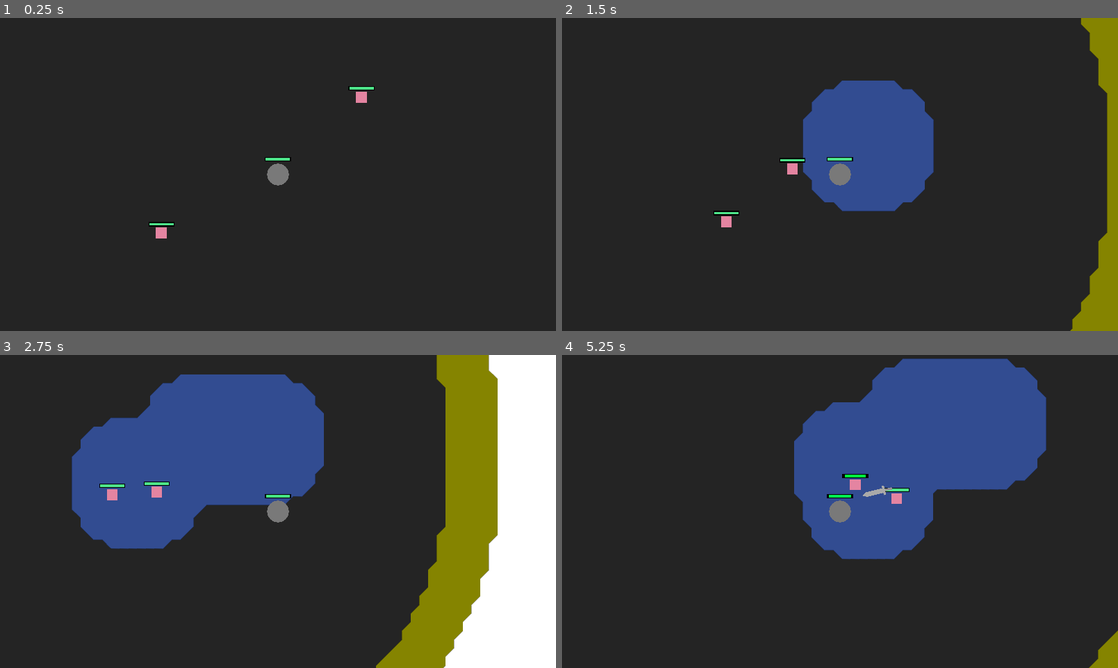
Above: before the commit, frames 1-4 (two rows, left to right).
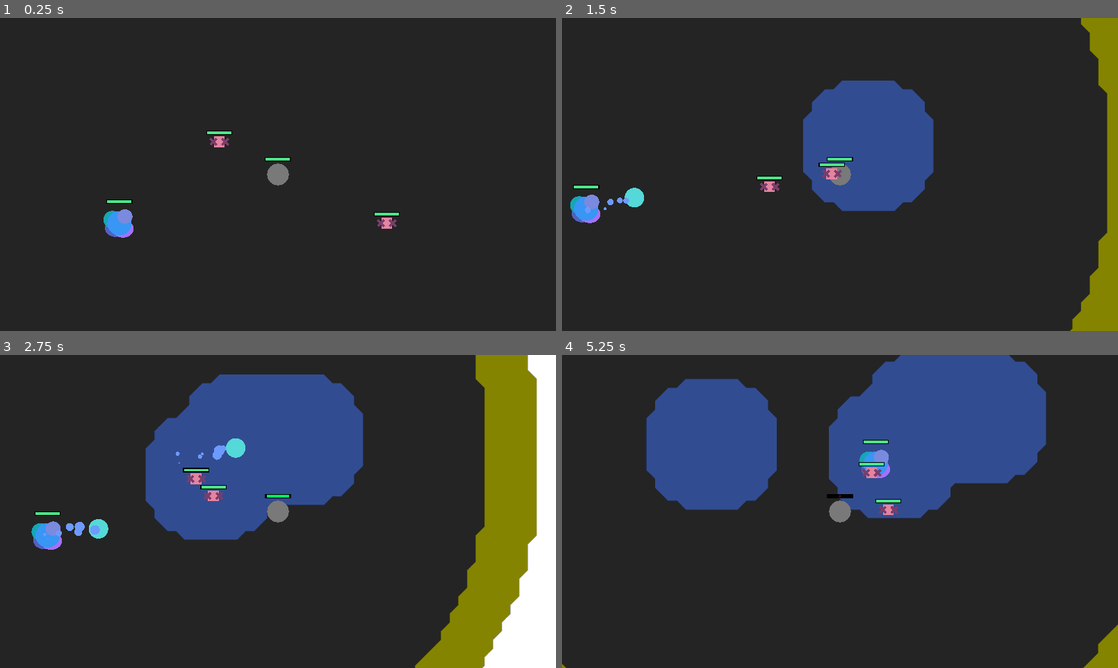
Above: after the commit, the same moments.

Repository: alhimik12/eclipse_showdown
Game: Godot game, scene res://levels/world.tscn
The game is run twice, just before and just after one commit, with the same random seed, the same clock (stepped at 60 frames per second) and the same inputs.
Inputs (mouse positions are in pixels of both pictures, inside the frame that each line leads up to):
- Up to frame 1 (0.25 s): no input
- Up to frame 2 (1.5 s): move the mouse to (962, 158) at 0.52 s; press the mouse at (962, 158) at 0.53 s; hold D (move_right) 0.53-1.28 s; right-click (962, 158) at 0.8 s; move the mouse to (728, 190) at 1.27 s; release the mouse at (728, 190) at 1.28 s; hold S (move_down) from 1.28 s (still down); right-click (728, 190) at 1.35 s
- Up to frame 3 (2.75 s): click (166, 527) at 1.55 s; move the mouse to (333, 442) at 2.02 s; release S (move_down) at 2.03 s; press the mouse at (333, 442) at 2.03 s; hold D (move_right) from 2.03 s (still down); right-click (333, 442) at 2.3 s
- Up to frame 4 (5.25 s): move the mouse to (812, 574) at 2.77 s; release D (move_right) at 2.78 s; release the mouse at (812, 574) at 2.78 s; hold Q (loadup1) 2.78-3.53 s; right-click (812, 574) at 2.85 s; click (812, 574) at 3.05 s; move the mouse to (1006, 558) at 3.52 s; hold Right mouse button (attack2) 3.53-4.28 s; hold A (more_left) 3.53-5.03 s; tap Mouse wheel down (select_down) at 3.6 s; move the mouse to (673, 464) at 4.27 s; tap Mouse wheel up (select_up) at 4.35 s; click (673, 464) at 4.55 s; move the mouse to (867, 511) at 5.02 s; press the mouse at (867, 511) at 5.03 s; hold S (move_down) from 5.03 s (still down)

The runs differ from the first frame. In frame 1, 1.1% of the frame differs, in the area x 18-72%, y 21-71%; in frame 2, 1.3%; in frame 3, 26%, in the area x 5-97%, y 0-100%; in frame 4, 15%.

Commit message:
added slime enemy

Diff:
--- a/characters/character_class.gd
+++ b/characters/character_class.gd
@@ -1,6 +1,6 @@
 class_name character_class extends Node2D
 
-@onready var tilemap: Node2D = get_tree().get_first_node_in_group("tilemap")
+@onready var tilemap: tile_map_class = get_tree().get_first_node_in_group("tilemap")
 @onready var effect_manager = get_node("effect_manager")
 
 var is_burning = false
@@ -12,6 +12,13 @@
 var can_attack = true
 var previous_position = Vector2.ZERO
 var break_radius = 3
+
+var water_speed = 0.4
+var water_heal = 10
+var fire_speed = 1.8
+var light_reload = 0.3
+var ligh_dmg = 0.55
+var scorch_dmg = 45
 
 func die():
 	queue_free()
@@ -50,22 +57,22 @@
 		cell_type = 5
 	match cell_type:
 		0:
-			speed_change = 0.4
-			get_damage(-10 * delta)
+			speed_change = water_speed
+			get_damage(-water_heal * delta)
 			effect_manager.clear_effects()
 		1:
-			speed_change = 1.8
+			speed_change = fire_speed
 			effect_manager.apply_effect("burn")
 		2:
 			wall_hit()
 			effect_manager.apply_effect("stun")
 		3:
-			move_damage(0.35, delta)
-			reload_change = 0.3
+			move_damage(ligh_dmg, delta)
+			reload_change = light_reload
 		4:
 			can_attack = false
 		5:
-			get_damage(50 * delta)
+			get_damage(scorch_dmg * delta)
 
 
 	previous_position = global_position
--- a/characters/enemies/abilities/knife_throw.gd
+++ b/characters/enemies/abilities/knife_throw.gd
@@ -17,14 +17,10 @@
 		knife.modulate = Color.DARK_GRAY
 	knife.distance = enemy.get_speed(distance)
 	knife.duration = duration
+	knife.delay = delay
 	get_parent().get_parent().add_child(knife)
-	$Timer.start(delay)
 
 func use() -> bool:
 	if dist_to_player() <= distance * 1.5:
 		return super()
 	return false
-
-func timer_timeout():
-	if knife != null:
-		knife.init()
--- /dev/null
+++ b/characters/enemies/abilities/slimegun.gd
@@ -0,0 +1,8 @@
+extends ability_class
+
+var slimeball_sc = preload("res://characters/enemies/projectiles/slime_ball.tscn")
+
+func activate():
+	var slimeball = slimeball_sc.instantiate()
+	slimeball.character = enemy
+	get_tree().current_scene.add_child(slimeball)
--- /dev/null
+++ b/characters/enemies/abilities/slimegun.tscn
@@ -0,0 +1,7 @@
+[gd_scene load_steps=2 format=3 uid="uid://diomq7ktk2cds"]
+
+[ext_resource type="Script" path="res://characters/enemies/abilities/slimegun.gd" id="1_gr72o"]
+
+[node name="slimegun" type="Node2D"]
+script = ExtResource("1_gr72o")
+cooldown = 1.2
--- a/characters/enemies/bug.tscn
+++ b/characters/enemies/bug.tscn
@@ -1,8 +1,9 @@
-[gd_scene load_steps=10 format=3 uid="uid://q7ce6itx4h0u"]
+[gd_scene load_steps=11 format=3 uid="uid://q7ce6itx4h0u"]
 
 [ext_resource type="Texture2D" uid="uid://cuilto7u8xk2a" path="res://textures/basic_shapes/square.png" id="1_eo1ai"]
 [ext_resource type="Script" path="res://characters/enemies/bug.gd" id="1_ugsu7"]
 [ext_resource type="PackedScene" uid="uid://cpqc7s0m87vw5" path="res://characters/components/effect_manager.tscn" id="3_a6v46"]
+[ext_resource type="Texture2D" uid="uid://cseajnytuwplf" path="res://textures/basic_shapes/cross.png" id="3_nhlvf"]
 [ext_resource type="PackedScene" uid="uid://sffcljjwysfa" path="res://characters/components/hp_manager.tscn" id="4_oxd28"]
 [ext_resource type="PackedScene" uid="uid://dix67g2ptb14f" path="res://characters/components/progress_bar.tscn" id="5_63lwt"]
 [ext_resource type="Gradient" uid="uid://d2ok54wdl54vd" path="res://misc/hp_gradient.tres" id="6_0h70e"]
@@ -19,6 +20,20 @@
 modulate = Color(0.892919, 0.519314, 0.630538, 1)
 scale = Vector2(0.05, 0.05)
 texture = ExtResource("1_eo1ai")
+
+[node name="Sprite2D2" type="Sprite2D" parent="."]
+modulate = Color(0.483026, 0.238533, 0.419269, 1)
+z_index = 1
+position = Vector2(-13, -9.53674e-07)
+scale = Vector2(0.05, 0.05)
+texture = ExtResource("3_nhlvf")
+
+[node name="Sprite2D3" type="Sprite2D" parent="."]
+modulate = Color(0.483026, 0.238533, 0.419269, 1)
+z_index = 1
+position = Vector2(14, 2.11758e-22)
+scale = Vector2(0.05, 0.05)
+texture = ExtResource("3_nhlvf")
 
 [node name="Area2D" type="Area2D" parent="."]
 collision_layer = 2
--- a/characters/enemies/enemy_class.gd
+++ b/characters/enemies/enemy_class.gd
@@ -1,3 +1,6 @@
 class_name enemy_class extends character_class
 
 @onready var player: character_class = get_tree().get_first_node_in_group("player")
+
+func _ready():
+	super()
--- /dev/null
+++ b/characters/enemies/enemy_template.tscn
@@ -0,0 +1,31 @@
+[gd_scene load_steps=6 format=3 uid="uid://obhs6tqkno1"]
+
+[ext_resource type="PackedScene" uid="uid://cpqc7s0m87vw5" path="res://characters/components/effect_manager.tscn" id="1_c6h48"]
+[ext_resource type="PackedScene" uid="uid://sffcljjwysfa" path="res://characters/components/hp_manager.tscn" id="2_xspcv"]
+[ext_resource type="PackedScene" uid="uid://dix67g2ptb14f" path="res://characters/components/progress_bar.tscn" id="3_l23o4"]
+[ext_resource type="Gradient" uid="uid://d2ok54wdl54vd" path="res://misc/hp_gradient.tres" id="4_3nuew"]
+
+[sub_resource type="CircleShape2D" id="CircleShape2D_nlj30"]
+radius = 15.0333
+
+[node name="enemy_template" type="Node2D"]
+
+[node name="Area2D" type="Area2D" parent="."]
+collision_layer = 2
+collision_mask = 0
+
+[node name="CollisionShape2D" type="CollisionShape2D" parent="Area2D"]
+visible = false
+shape = SubResource("CircleShape2D_nlj30")
+
+[node name="effect_manager" parent="." instance=ExtResource("1_c6h48")]
+
+[node name="hp_manager" parent="." instance=ExtResource("2_xspcv")]
+hp_max = 30.0
+
+[node name="Progress_bar" parent="." instance=ExtResource("3_l23o4")]
+position = Vector2(0, -30)
+scale = Vector2(0.4, 0.4)
+length = 6.0
+color_progress = ExtResource("4_3nuew")
+centered = true
--- a/characters/enemies/projectiles/enemy_projectile_class.gd
+++ b/characters/enemies/projectiles/enemy_projectile_class.gd
@@ -1,12 +1,12 @@
 class_name enemy_projectile_class extends projectile_class
 
+@onready var player = get_tree().get_first_node_in_group("player")
 @export var elemental_color: bool = false
 
 func init():
 	pass
 
 func _ready():
-	print(modulate)
 	area2d.monitoring = true
 	area2d.area_entered.connect(area_entered)
 	if elemental_color:
--- a/characters/enemies/projectiles/knife.gd
+++ b/characters/enemies/projectiles/knife.gd
@@ -3,11 +3,14 @@
 var start_distance = 40
 var distance = 130
 var duration = 0.3
+var delay = 0.2
 
 func ready():
 	global_position = character.global_position
 	rotation = character.get_angle_to(character.player.global_position)
 	global_position += Vector2.RIGHT.rotated(rotation) * start_distance
+	$Timer.start(delay)
+
 
 func init():
 	var direction = Vector2.RIGHT.rotated(rotation)
--- a/characters/enemies/projectiles/knife.tscn
+++ b/characters/enemies/projectiles/knife.tscn
@@ -8,6 +8,7 @@
 
 [node name="knife" type="Node2D"]
 script = ExtResource("1_kq51f")
+dmg = 20.0
 
 [node name="Sprite2D" type="Sprite2D" parent="."]
 scale = Vector2(0.17, 0.17)
@@ -20,3 +21,9 @@
 [node name="CollisionShape2D" type="CollisionShape2D" parent="Area2D"]
 position = Vector2(13.5, 0)
 shape = SubResource("RectangleShape2D_c616g")
+
+[node name="Timer" type="Timer" parent="."]
+wait_time = 0.2
+one_shot = true
+
+[connection signal="timeout" from="Timer" to="." method="init"]
--- /dev/null
+++ b/characters/enemies/projectiles/slime_ball.gd
@@ -0,0 +1,13 @@
+extends enemy_projectile_class
+
+var direction
+var speed = 7
+
+func ready():
+	global_position = character.global_position
+	look_at(player.global_position)
+	direction = Vector2.RIGHT.rotated(rotation)
+
+
+func _process(delta):
+	global_position += direction * speed
--- /dev/null
+++ b/characters/enemies/projectiles/slime_ball.tscn
@@ -0,0 +1,38 @@
+[gd_scene load_steps=5 format=3 uid="uid://cgoac66ct4t1f"]
+
+[ext_resource type="Script" path="res://characters/enemies/projectiles/slime_ball.gd" id="1_2kmmd"]
+[ext_resource type="Texture2D" uid="uid://c5dtlpgvynwrs" path="res://textures/basic_shapes/circle.png" id="2_q7mc4"]
+
+[sub_resource type="CircleShape2D" id="CircleShape2D_84p4d"]
+radius = 16.0312
+
+[sub_resource type="Curve" id="Curve_454vu"]
+_data = [Vector2(0.011976, 0.989011), 0.0, 0.0, 0, 0, Vector2(0.982036, 0.010989), -0.949224, 0.0, 0, 0]
+point_count = 2
+
+[node name="slime_ball" type="Node2D"]
+script = ExtResource("1_2kmmd")
+dmg = 35.0
+
+[node name="Area2D" type="Area2D" parent="."]
+collision_layer = 0
+collision_mask = 4
+
+[node name="CollisionShape2D" type="CollisionShape2D" parent="Area2D"]
+shape = SubResource("CircleShape2D_84p4d")
+
+[node name="Sprite2D" type="Sprite2D" parent="."]
+modulate = Color(0.333333, 0.847059, 0.847059, 1)
+scale = Vector2(0.09, 0.09)
+texture = ExtResource("2_q7mc4")
+
+[node name="CPUParticles2D" type="CPUParticles2D" parent="."]
+lifetime = 0.4
+texture = ExtResource("2_q7mc4")
+emission_shape = 1
+emission_sphere_radius = 20.27
+gravity = Vector2(0, 0)
+scale_amount_min = 0.02
+scale_amount_max = 0.06
+scale_amount_curve = SubResource("Curve_454vu")
+color = Color(0.427451, 0.603922, 1, 1)
--- /dev/null
+++ b/characters/enemies/slime.gd
@@ -0,0 +1,34 @@
+extends enemy_class
+
+
+var jump_dist = 200
+var duration = 0.8
+var angle_range = 110
+
+func ready():
+	$slimegun.init()
+
+func die():
+	tilemap.fill_circle(global_position, 4.5, 0)
+	queue_free()
+
+
+func move_timeout():
+	var rot = get_angle_to(tilemap.sun.center)
+	var ang_r = deg_to_rad(angle_range)
+	rot += randf_range(-ang_r, ang_r)
+	rot = (Vector2.from_angle(rot) - (global_position - player.global_position).normalized()).angle()
+	var new_position = global_position + Vector2.RIGHT.rotated(rot) * get_speed(jump_dist)
+	var tween = create_tween()
+	tween.set_ease(Tween.EASE_IN_OUT).set_trans(Tween.TRANS_QUART)
+	#tween.finished.connect(die)
+	tween.tween_property(self, "global_position", new_position, duration)
+
+
+func delay_timeout():
+	$move_timer.start()
+	$shoot_timer.start()
+
+
+func attack(a):
+	$slimegun.use()
--- /dev/null
+++ b/characters/enemies/slime.tscn
@@ -0,0 +1,67 @@
+[gd_scene load_steps=5 format=3 uid="uid://x45u4wgns1kv"]
+
+[ext_resource type="PackedScene" uid="uid://obhs6tqkno1" path="res://characters/enemies/enemy_template.tscn" id="1_74u02"]
+[ext_resource type="Texture2D" uid="uid://c5dtlpgvynwrs" path="res://textures/basic_shapes/circle.png" id="1_gd8me"]
+[ext_resource type="Script" path="res://characters/enemies/slime.gd" id="2_gmxiq"]
+[ext_resource type="PackedScene" uid="uid://diomq7ktk2cds" path="res://characters/enemies/abilities/slimegun.tscn" id="4_w5esg"]
+
+[node name="slime" instance=ExtResource("1_74u02")]
+script = ExtResource("2_gmxiq")
+
+[node name="hp_manager" parent="." index="2" node_paths=PackedStringArray("hp_bar")]
+hp_bar = NodePath("../Progress_bar")
+
+[node name="Progress_bar" parent="." index="3"]
+position = Vector2(0, -50)
+
+[node name="visuals" type="Node2D" parent="." index="4"]
+scale = Vector2(1.6, 1.6)
+
+[node name="Sprite2D" type="Sprite2D" parent="visuals" index="0"]
+modulate = Color(0.217874, 0.588277, 0.961465, 1)
+scale = Vector2(0.07, 0.07)
+texture = ExtResource("1_gd8me")
+
+[node name="Sprite2D2" type="Sprite2D" parent="visuals" index="1"]
+modulate = Color(0.0850704, 0.651883, 0.708155, 1)
+z_index = -1
+position = Vector2(-10, -5)
+scale = Vector2(0.053, 0.051)
+texture = ExtResource("1_gd8me")
+
+[node name="Sprite2D3" type="Sprite2D" parent="visuals" index="2"]
+modulate = Color(0.637206, 0.446807, 0.985787, 1)
+z_index = -1
+position = Vector2(5, 8)
+scale = Vector2(0.0625, 0.051)
+texture = ExtResource("1_gd8me")
+
+[node name="Sprite2D4" type="Sprite2D" parent="visuals" index="3"]
+modulate = Color(0.473932, 0.539113, 0.87455, 1)
+position = Vector2(7.90625, -9.5625)
+scale = Vector2(0.043625, 0.04175)
+texture = ExtResource("1_gd8me")
+
+[node name="Sprite2D5" type="Sprite2D" parent="visuals" index="4"]
+modulate = Color(0.323861, 0.377995, 0.747981, 1)
+z_index = -2
+position = Vector2(-6, 7)
+scale = Vector2(0.0598125, 0.050875)
+texture = ExtResource("1_gd8me")
+
+[node name="move_timer" type="Timer" parent="." index="5"]
+wait_time = 1.2
+
+[node name="shoot_timer" type="Timer" parent="." index="6"]
+wait_time = 1.2
+
+[node name="move_delay" type="Timer" parent="." index="7"]
+wait_time = 0.1
+one_shot = true
+autostart = true
+
+[node name="slimegun" parent="." index="8" instance=ExtResource("4_w5esg")]
+
+[connection signal="timeout" from="move_timer" to="." method="move_timeout"]
+[connection signal="timeout" from="shoot_timer" to="." method="shoot_timeout"]
+[connection signal="timeout" from="move_delay" to="." method="delay_timeout"]
--- a/characters/player/player.gd
+++ b/characters/player/player.gd
@@ -7,6 +7,9 @@
 func _ready():
 	gun1.init()
 	gun2.init()
+
+func die():
+	pass
 
 func process(delta):
 	var direction = Vector2(Input.get_axis("more_left", "move_right"), Input.get_axis("move_up", "move_down")).normalized()
--- a/characters/player/weapons/dartblow.gd
+++ b/characters/player/weapons/dartblow.gd
@@ -19,7 +19,6 @@
 		var proj_node = load(projectile).instantiate()
 		proj_node.character = char
 		if ammo != 0:
-			print(element)
 			proj_node.element = element
 		else:
 			proj_node.element = -1
--- a/characters/projectiles/projectile_class.gd
+++ b/characters/projectiles/projectile_class.gd
@@ -1,11 +1,11 @@
 class_name projectile_class extends Node2D
 
-var character: character_class
+@onready var character: character_class
 var element: int
-@onready var tilemap = character.tilemap
+@onready var tilemap: tile_map_class = get_tree().get_first_node_in_group("tilemap")
 @onready var area2d: Area2D = get_node("Area2D")
 @onready var start_timer: Timer = Timer.new()
-@export var start_time = 0.08
+var start_time = 0.08
 var hp = 1
 @export var dmg: float = 10
 
--- a/levels/world.tscn
+++ b/levels/world.tscn
@@ -1,7 +1,8 @@
-[gd_scene load_steps=4 format=3 uid="uid://b5tc8qv8jyaov"]
+[gd_scene load_steps=5 format=3 uid="uid://b5tc8qv8jyaov"]
 
 [ext_resource type="PackedScene" uid="uid://b0bt755ng5arj" path="res://potions/engine/tile_map.tscn" id="1_i1v2g"]
 [ext_resource type="PackedScene" uid="uid://dyoudyalwy6v" path="res://characters/player/player.tscn" id="2_rxr7l"]
+[ext_resource type="PackedScene" uid="uid://x45u4wgns1kv" path="res://characters/enemies/slime.tscn" id="3_8edif"]
 [ext_resource type="PackedScene" uid="uid://q7ce6itx4h0u" path="res://characters/enemies/bug.tscn" id="3_e037o"]
 
 [node name="world" type="Node2D"]
@@ -13,11 +14,11 @@
 [node name="Camera2D" type="Camera2D" parent="player" groups=["camera"]]
 zoom = Vector2(1.5, 1.5)
 
+[node name="slime" parent="." instance=ExtResource("3_8edif")]
+position = Vector2(-365, 112)
+
 [node name="bug" parent="." instance=ExtResource("3_e037o")]
-position = Vector2(-200000, -3)
+position = Vector2(-179, -100)
 
 [node name="bug2" parent="." instance=ExtResource("3_e037o")]
-position = Vector2(-313, 157)
-
-[node name="bug3" parent="." instance=ExtResource("3_e037o")]
-position = Vector2(229, -212)
+position = Vector2(296, 132)
--- a/potions/engine/tile_map.gd
+++ b/potions/engine/tile_map.gd
@@ -3,6 +3,7 @@
 @onready var alchemy = $alchemy_component
 @onready var points = $points
 @onready var visuals = $visuals
+@onready var sun = $sun
 var last_pos
 
 #var changed_cells = []
@@ -34,7 +35,6 @@
 		var dist_to_center = (pointer-center_cell).length()
 		while pointer.x <= bounds.x and dist_to_center >= radius:
 			if dist_to_center <= radius_circ:
-				print(radius_circ)
 				compute_cell(pointer, callable, arguments)
 				pointer.x += 1
 				dist_to_center = (pointer-center_cell).length()
--- a/potions/engine/tile_map.tscn
+++ b/potions/engine/tile_map.tscn
@@ -114,7 +114,7 @@
 script = ExtResource("6_t3c8w")
 
 [node name="Timer" type="Timer" parent="sun"]
-wait_time = 0.2
+wait_time = 0.05
 one_shot = true
 autostart = true
 
@@ -124,6 +124,7 @@
 texture = ExtResource("5_05058")
 
 [node name="visuals" type="TileMap" parent="."]
+z_index = -20
 position = Vector2(10, 10)
 scale = Vector2(0.1, 0.1)
 tile_set = SubResource("TileSet_cuxs2")
--- a/project.godot
+++ b/project.godot
@@ -23,6 +23,16 @@
 window/size/initial_position=Vector2i(0, 20)
 window/stretch/mode="canvas_items"
 window/stretch/aspect="ignore"
+
+[file_customization]
+
+folder_colors={
+"res://characters/": "blue",
+"res://characters/enemies/": "red",
+"res://characters/enemies/projectiles/": "pink",
+"res://characters/player/": "green",
+"res://potions/": "orange"
+}
 
 [input]
 
@@ -89,4 +99,3 @@
 
 renderer/rendering_method="gl_compatibility"
 renderer/rendering_method.mobile="gl_compatibility"
-environment/defaults/default_clear_color=Color(1, 1, 1, 1)
Not shown, added: characters/enemies/sli7FC2.tmp
Not shown, added: characters/enemies/sli91C9.tmp
